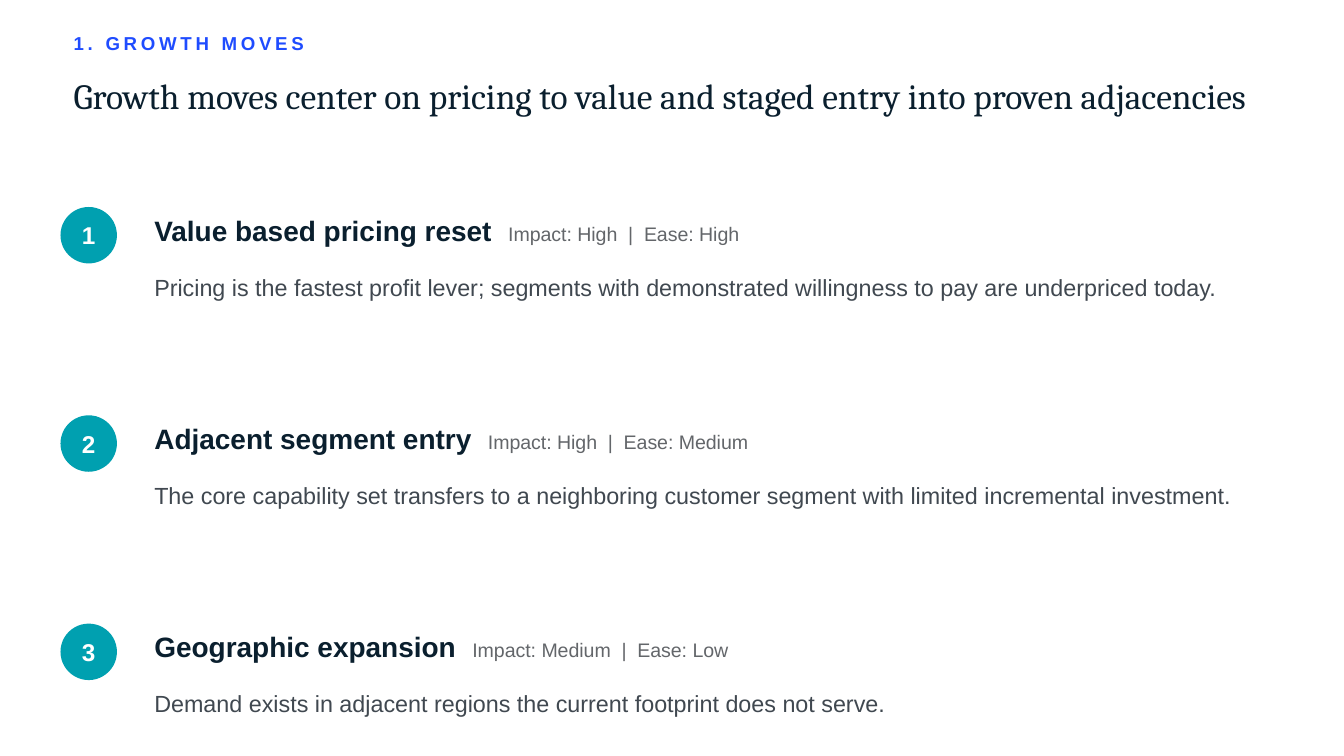
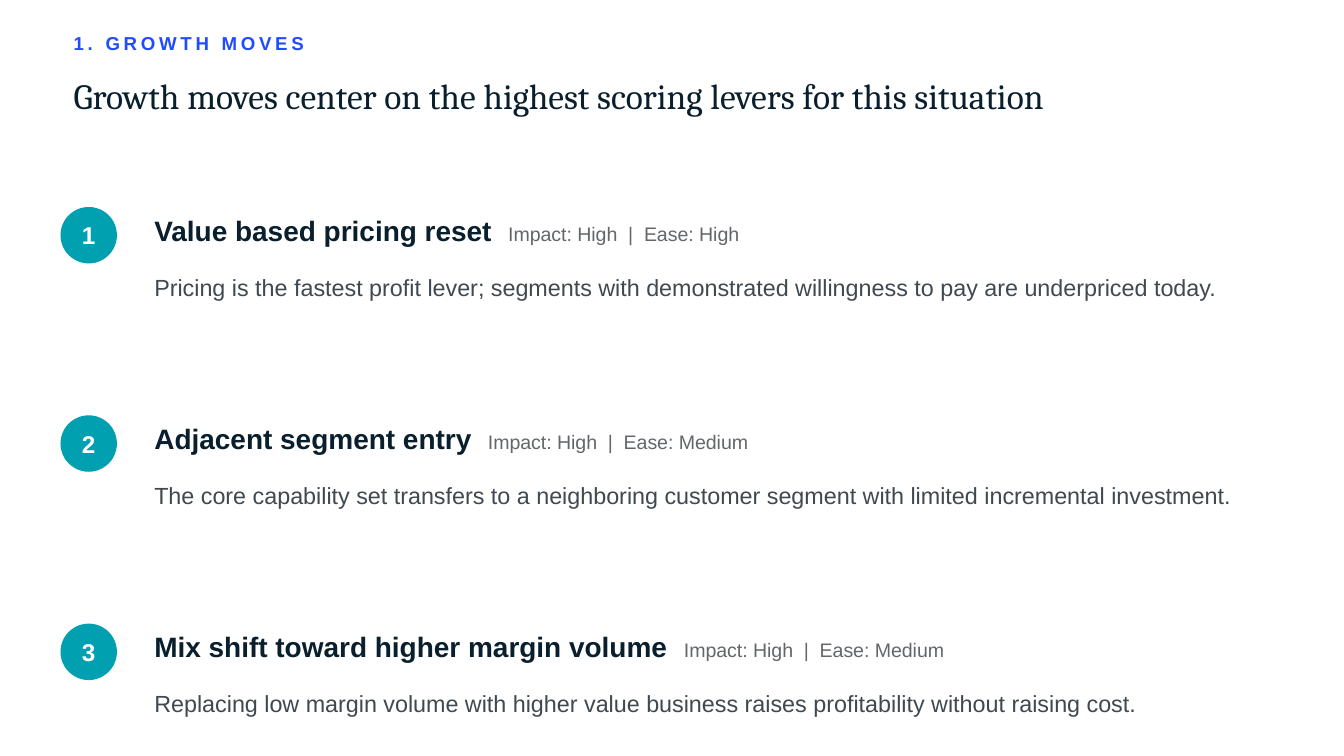
Before and after one commit to joshuakeum9-cell/dealdesk, a slide deck: slide 3 of samples/strategy_Presentation.pptx. Drawn at 1344x756 pixels with LibreOffice and Linux fonts; fonts in the diff are those of the drawing. Boxes give left, top, right and bottom in pixels: in the first picture for what was removed or moved away, otherwise in the second. Text is boxed around its words. In the diff, an @@ line names an element or a change of style, - is before the commit and + after.

```diff
--- a/samples/strategy_Presentation.pptx
+++ b/samples/strategy_Presentation.pptx
@@ text at (74, 84, 1043, 117): text changed @@
-Growth moves center on pricing to value and staged entry into proven adjacencies
+Growth moves center on the highest scoring levers for this situation
@@ text at (154, 636, 944, 662): text changed; size 10.5 to 15 pt; text colour #63666A to #0A1F2E; bold on @@
-Geographic expansion Impact: Medium | Ease: Low
+Mix shift toward higher margin volume Impact: High | Ease: Medium
@@ text at (154, 695, 1136, 717): text changed @@
-Demand exists in adjacent regions the current footprint does not serve.
+Replacing low margin volume with higher value business raises profitability without raising cost.
```
Also in this commit, not shown: 3 other slides changed, 12 other files.
